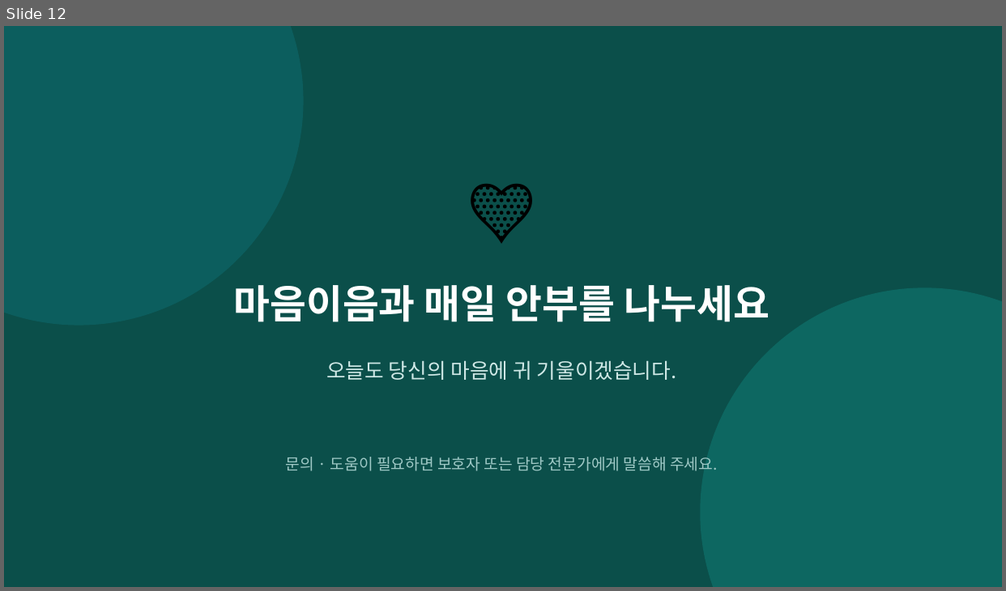
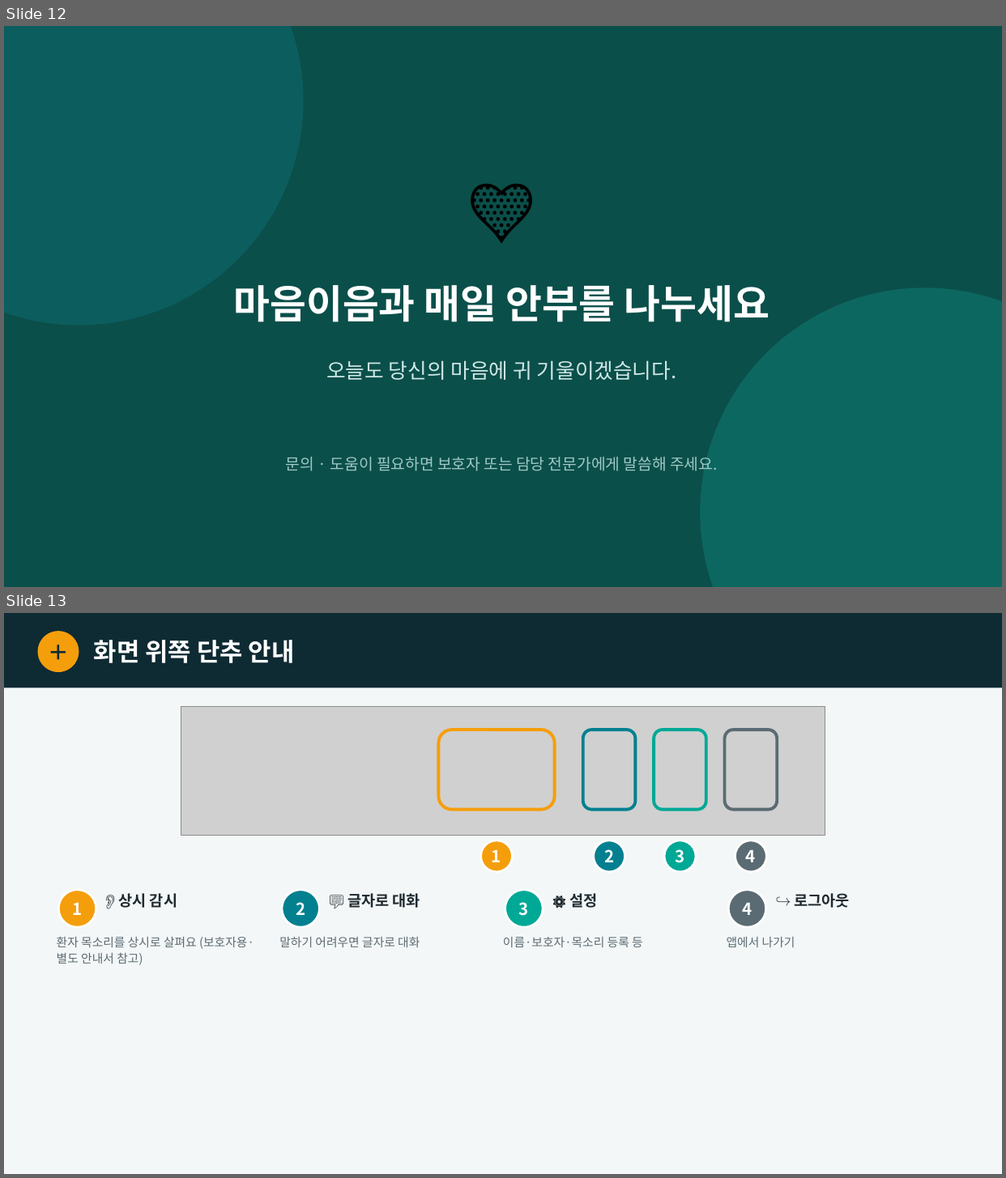
Before and after one commit to satoshisong01/maeum-ieu, a slide deck: docs/마음이음_사용설명서.pptx. Shown one above the other, each under a label of ours: slide 12 before the commit, slides 12 and 13 after it. The pictures are 1006x591 and 1006x1178 pixels, drawn with LibreOffice and Linux fonts; fonts in the diff are those of the drawing; grey boxes stand for pictures. Boxes give left, top, right and bottom in pixels: in the first picture for what was removed or moved away, otherwise in the second. Text is boxed around its words. In the diff, an @@ line names an element or a change of style, - is before the commit and + after.

Commit message:
docs(guide): 사용설명서 갱신(목소리 등록·상단 아이콘) + 상시 감시 전용 안내서 신규
실제 앱 스크린샷(모바일 뷰포트)에 번호 동그라미·강조 박스·설명을 얹은 직관형 가이드.
- 사용설명서(12p→14p): '화면 위쪽 단추 안내'(상시감시/글자/설정/로그아웃 4아이콘) +
  '내 목소리 등록하기'(마이페이지 진입→30초 낭독→등록) 슬라이드 추가.
- 상시감시_안내서(신규 6p): 개념·시작법(감시 시작 버튼)·작동중 화면(응급배너·상태·관찰기록)·
  개인정보/동의·마무리. 화자게이팅·원음 비저장·사전동의·법률검토 명시(베타 표기).
QA: LibreOffice 렌더 육안검토로 표시 좌표 2곳(관찰기록·등록버튼) 보정 완료.

```diff
--- a/docs/마음이음_사용설명서.pptx
+++ b/docs/마음이음_사용설명서.pptx
@@ slide 13 added at (x1=4, y1=613, x2=1002, y2=1174), background #F4F7F7 @@
@@ rectangle added at (x1=4, y1=613, x2=1002, y2=688), fill #0E2A33 @@
@@ ellipse added at (x1=38, y1=631, x2=79, y2=672), fill #F59E0B @@
@@ text added at (x1=38, y1=632, x2=79, y2=671), 20 pt, text #0E2A33, bold @@
+＋
@@ text added at (x1=94, y1=640, x2=295, y2=663), 24 pt, text #FFFFFF, bold @@
+화면 위쪽 단추 안내
@@ picture added at (x1=181, y1=707, x2=825, y2=835) @@
@@ rounded rectangle added at (x1=439, y1=730, x2=555, y2=810), outline #F59E0B 3 pt @@
@@ rounded rectangle added at (x1=583, y1=730, x2=636, y2=810), outline #028090 3 pt @@
@@ rounded rectangle added at (x1=654, y1=730, x2=706, y2=810), outline #00A896 3 pt @@
@@ rounded rectangle added at (x1=725, y1=730, x2=778, y2=810), outline #5B6B73 3 pt @@
@@ ellipse added at (x1=481, y1=841, x2=513, y2=872), fill #F59E0B, outline #FFFFFF 2 pt, 16 pt, text #FFFFFF, bold @@
+1
@@ ellipse added at (x1=594, y1=841, x2=625, y2=872), fill #028090, outline #FFFFFF 2 pt, 16 pt, text #FFFFFF, bold @@
+2
@@ ellipse added at (x1=664, y1=841, x2=696, y2=872), fill #00A896, outline #FFFFFF 2 pt, 16 pt, text #FFFFFF, bold @@
+3
@@ ellipse added at (x1=735, y1=841, x2=767, y2=872), fill #5B6B73, outline #FFFFFF 2 pt, 16 pt, text #FFFFFF, bold @@
+4
@@ ellipse added at (x1=58, y1=890, x2=96, y2=927), fill #F59E0B, outline #FFFFFF 2 pt, 16 pt, text #FFFFFF, bold @@
+1
@@ text added at (x1=118, y1=893, x2=177, y2=908), 14.5 pt, text #1F2A30, bold @@
+👂 상시 감시
@@ ellipse added at (x1=282, y1=890, x2=319, y2=927), fill #028090, outline #FFFFFF 2 pt, 16 pt, text #FFFFFF, bold @@
+2
@@ text added at (x1=347, y1=893, x2=420, y2=908), 14.5 pt, text #1F2A30, bold @@
+💬 글자로 대화
@@ ellipse added at (x1=505, y1=890, x2=543, y2=927), fill #00A896, outline #FFFFFF 2 pt, 16 pt, text #FFFFFF, bold @@
+3
@@ text added at (x1=569, y1=893, x2=597, y2=908), 14.5 pt, text #1F2A30, bold @@
+⚙️ 설정
@@ ellipse added at (x1=729, y1=890, x2=766, y2=927), fill #5B6B73, outline #FFFFFF 2 pt, 16 pt, text #FFFFFF, bold @@
+4
@@ text added at (x1=794, y1=893, x2=850, y2=908), 14.5 pt, text #1F2A30, bold @@
+↪ 로그아웃
@@ text added at (x1=57, y1=937, x2=254, y2=965), 11.5 pt, text #5B6B73 @@
+환자 목소리를 상시로 살펴요 (보호자용·별도 안내서 참고)
@@ text added at (x1=279, y1=937, x2=420, y2=948), 11.5 pt, text #5B6B73 @@
+말하기 어려우면 글자로 대화
@@ text added at (x1=503, y1=937, x2=643, y2=948), 11.5 pt, text #5B6B73 @@
+이름·보호자·목소리 등록 등
@@ text added at (x1=727, y1=937, x2=795, y2=948), 11.5 pt, text #5B6B73 @@
+앱에서 나가기
```
Also in this commit, not shown: 1 other slide added, 1 other file.
